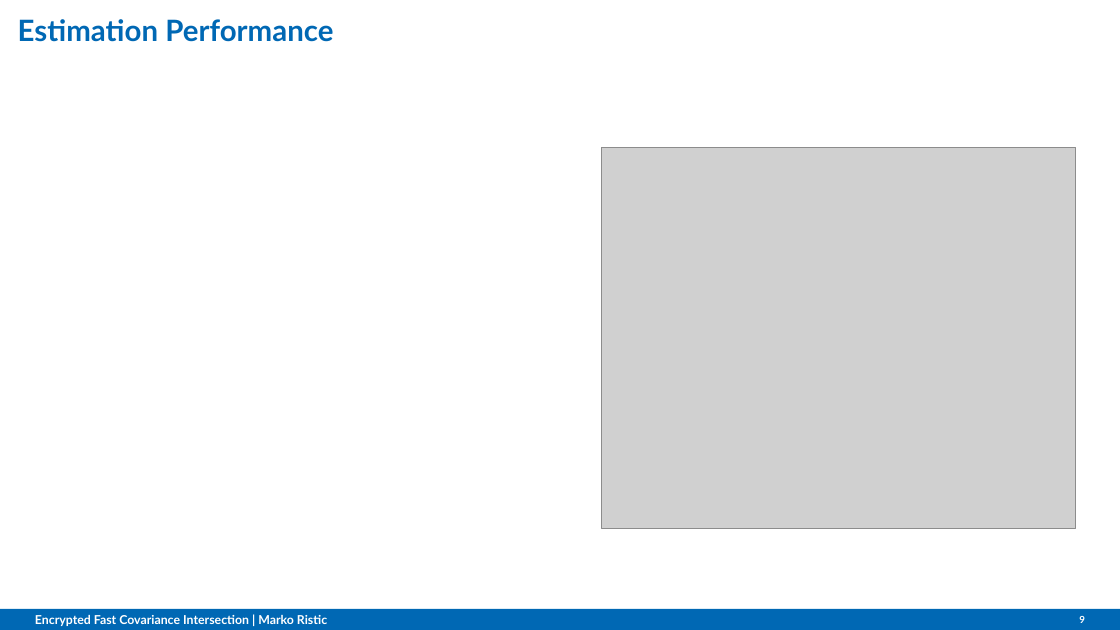
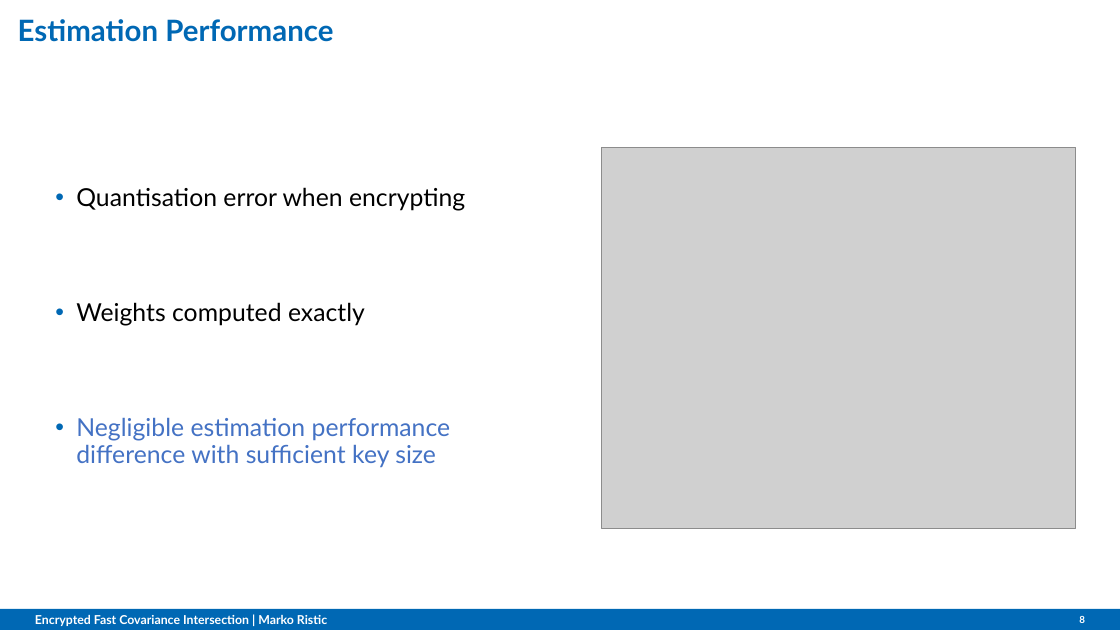
Before and after one commit to omubtcezq/PaillierFCI, a slide deck: slide 8 of presentation/MFI2022_marko_ristic.pptx (slide 9 before the commit). Drawn at 1120x630 pixels with LibreOffice and Linux fonts; fonts in the diff are those of the drawing; grey boxes stand for pictures; background and template pictures are left out. Boxes give left, top, right and bottom in pixels: in the first picture for what was removed or moved away, otherwise in the second. Text is boxed around its words. In the diff, an @@ line names an element or a change of style, - is before the commit and + after.

```diff
--- a/presentation/MFI2022_marko_ristic.pptx
+++ b/presentation/MFI2022_marko_ristic.pptx
@@ text added at [76,187,465,468], 15.9 pt, text #4472C4 @@
+• Quantisation error when encrypting
+• Weights computed exactly
+• Negligible estimation performance difference with sufficient key size
```
Also in this commit, not shown: 11 other slides changed.
